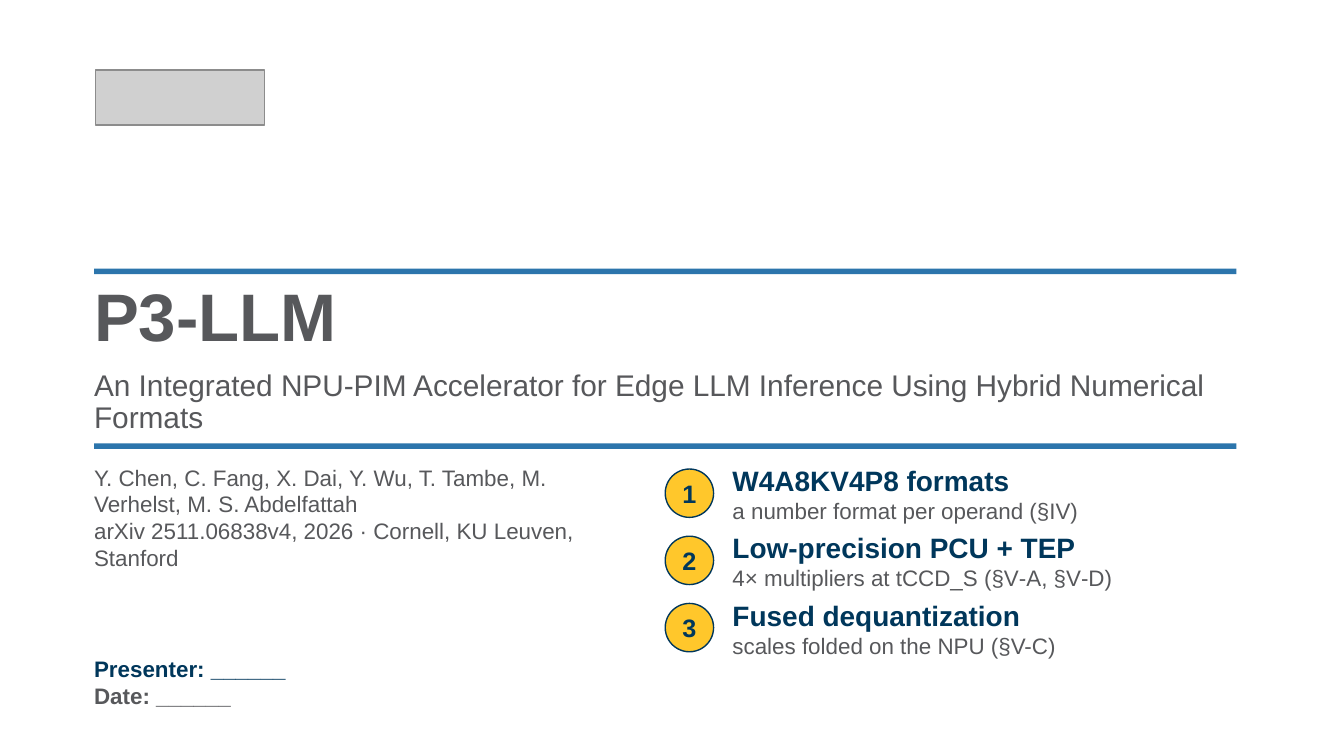
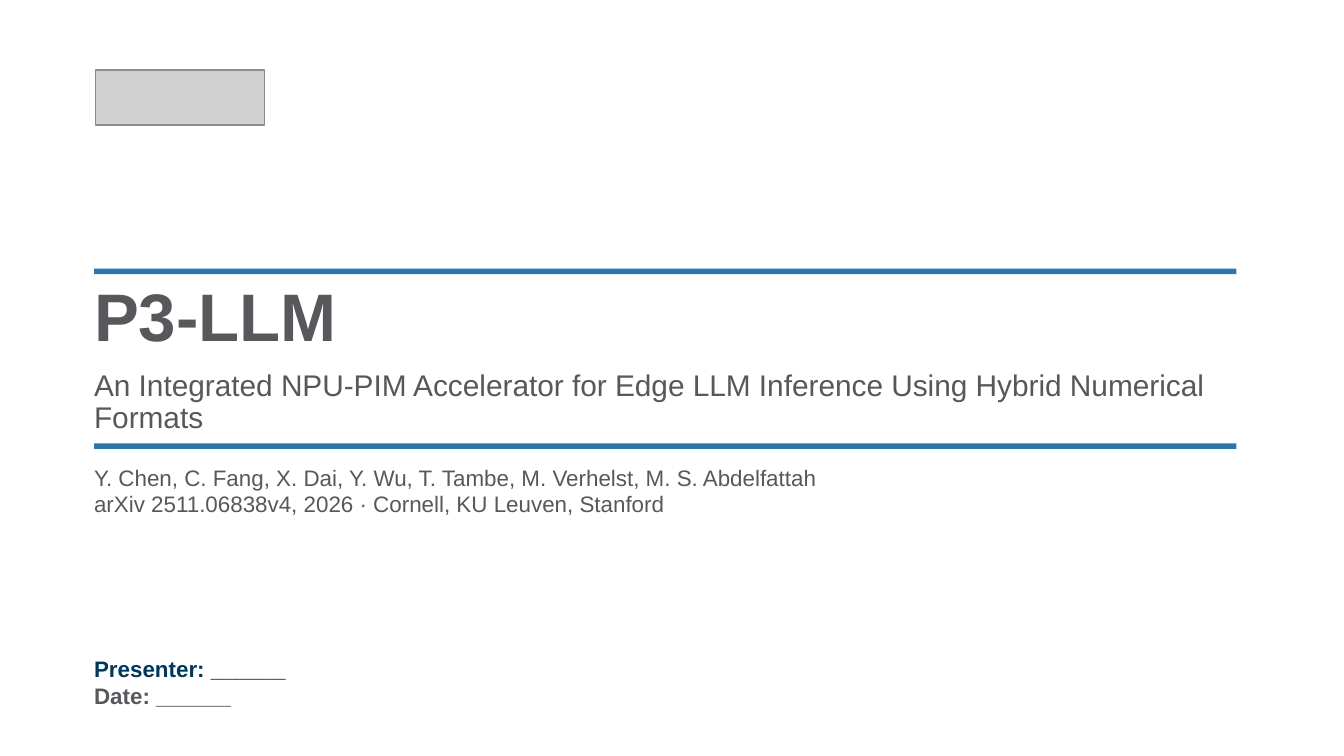
Before and after one commit to yanggon-kim/skills, a slide deck: slide 1 of ppt-create/assets/reference/p3llm-intro.pptx. Drawn at 1344x756 pixels with LibreOffice and Linux fonts; fonts in the diff are those of the drawing; grey boxes stand for pictures; background and template pictures are left out. Boxes give left, top, right and bottom in pixels: in the first picture for what was removed or moved away, otherwise in the second. Text is boxed around its words. In the diff, an @@ line names an element or a change of style, - is before the commit and + after.

```diff
--- a/ppt-create/assets/reference/p3llm-intro.pptx
+++ b/ppt-create/assets/reference/p3llm-intro.pptx
@@ text "Y. Chen, C. Fang, X. ..." rewrapped from [94, 470, 574, 566] to [94, 470, 816, 515] @@
@@ ellipse removed at [665, 469, 714, 517] @@
@@ text removed at [732, 470, 1077, 524] @@
-W4A8KV4P8 formats
-a number format per operand (§IV)
@@ text removed at [682, 485, 696, 503] @@
-1
@@ ellipse removed at [665, 536, 714, 585] @@
@@ text removed at [732, 537, 1112, 591] @@
-Low-precision PCU + TEP
-4× multipliers at tCCD_S (§V‑A, §V‑D)
@@ text removed at [682, 552, 696, 570] @@
-2
@@ ellipse removed at [665, 603, 714, 652] @@
@@ text removed at [682, 619, 696, 638] @@
-3
@@ text removed at [732, 605, 1056, 659] @@
-Fused dequantization
-scales folded on the NPU (§V-C)
```
Also in this commit, not shown: 12 other files.
